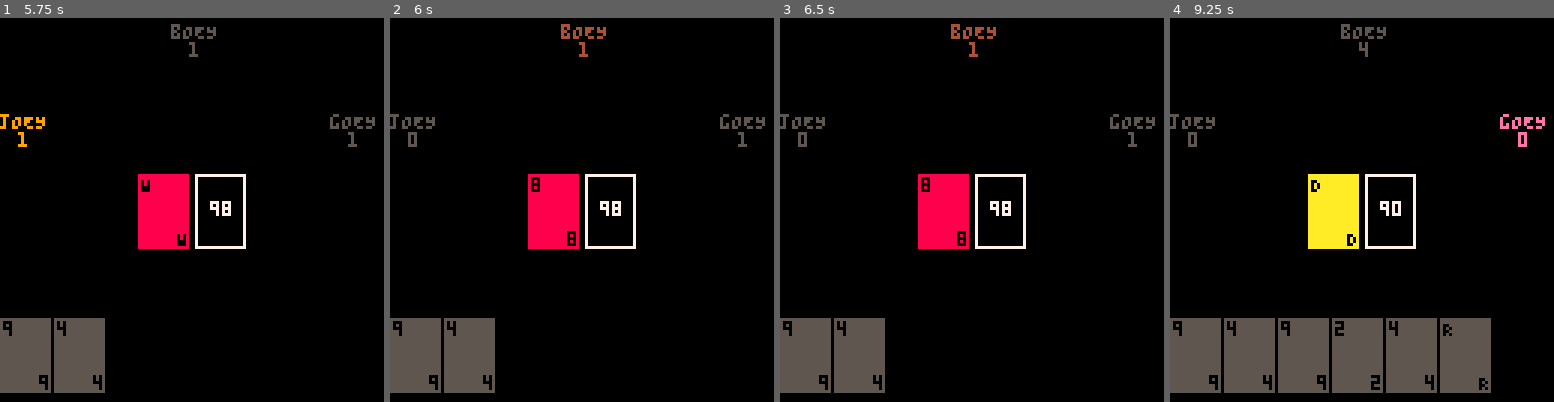
Above: before the commit, frames 1-4 (left to right).
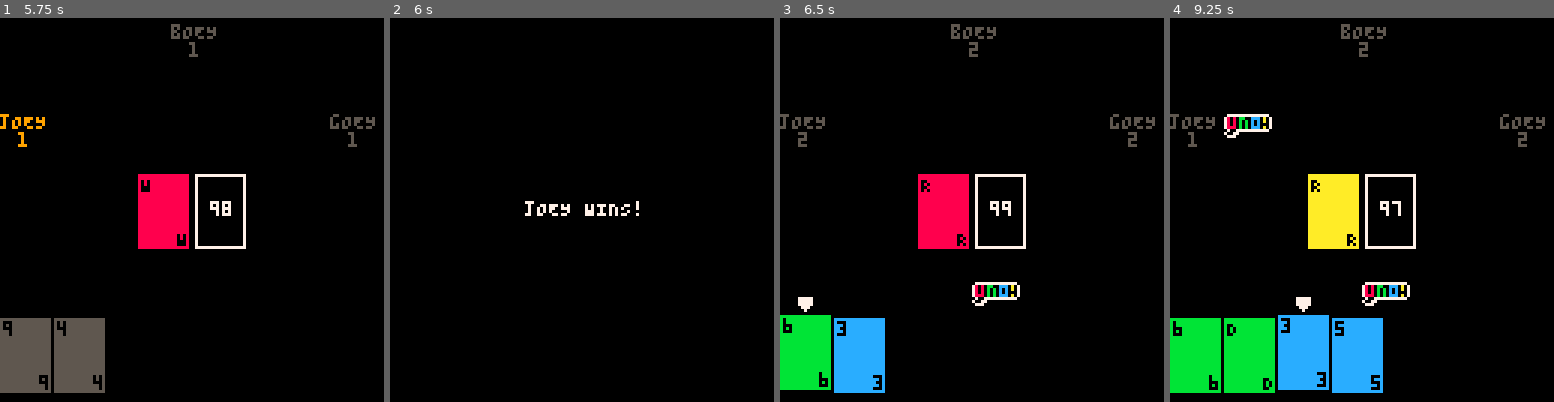
Above: after the commit, the same moments.

Repository: jakeharris/picuno
Game: PICO-8 cartridge carts/picuno.p8
Same seed, same stepped clock (60 frames per second), same inputs: the game is played once before the commit and once after it.
Inputs:
- Up to frame 1 (5.75 s): tap X (X key) at 0.33, 1.07, 1.85, 2.97, 4.08, 5.2 s; tap O (Z key) at 0.7, 1.7, 2.1, 2.5, 2.9, 3.3, 3.7, 4.1, 4.5, 4.9, 5.3, 5.7 s; hold Right 1.6-2.1 s; hold Up 2.15-2.42 s; hold Right 2.47-3.03 s; hold Left 3.08-3.58 s; hold Down 3.63-3.97 s; hold Right 4.02-4.68 s; hold Up 4.73-5.03 s; hold Left 5.08-5.68 s; hold Down from 5.73 s (still down)
- Up to frame 2 (6 s): keep holding Down
- Up to frame 3 (6.5 s): release Down at 6.03 s; hold Right from 6.08 s (still down); tap O (Z key) at 6.1 s; tap X (X key) at 6.32 s
- Up to frame 4 (9.25 s): tap O (Z key) every 0.4 s from 6.5 to 8.9 s; release Right at 6.58 s; hold Right 6.63-7.13 s; hold Up 7.18-7.45 s; tap X (X key) at 7.43, 8.55 s; hold Right 7.5-8.07 s; hold Left 8.12-8.62 s; hold Down 8.67-9 s; hold Right from 9.05 s (still down)

Frame 1 is identical in both runs. In frame 2, 8.9% of the frame differs, in the area x 0-98%, y 1-98%; in frame 3, 6.2%; in frame 4, 17%, in the area x 0-98%, y 6-98%.

Commit message:
Add game over screen

Diff:
--- a/carts/picuno.p8
+++ b/carts/picuno.p8
@@ -3,7 +3,6 @@
 __lua__
 
 -- TODO:
--- 1. game over
 -- 2. player should be able to play card they draw
 -- 3. more AIs
 -- 4. splash screen (& start menu?)
@@ -56,6 +55,7 @@
 is_uno_called = false
 vulnerable_player = 0
 wild_cursor = 1
+is_game_over_mode = false
 debug_string = ''
 
 wait = 0
@@ -88,6 +88,7 @@
   sprite_render_list = {}
   vulnerable_player = 0
   ai_call_timers = {}
+  is_game_over_mode = false
 
   print_deck()
   render_hand()
@@ -99,6 +100,11 @@
 end
 
 function _update()
+
+  if is_game_over_mode then
+    handle_game_over_mode_input()
+    return
+  end
 
   clean_sprite_render_list()
   handle_ai_call_timers()
@@ -133,6 +139,12 @@
 
 function _draw()
   cls()
+
+  if is_game_over_mode then
+    render_game_over_screen()
+    return
+  end
+
   render_hand()
   render_scroll_arrows()
   render_discard()
@@ -303,6 +315,19 @@
   local coords = get_center_text_positions(tostr(#deck), x, y)
   rect(x, y, x + CARD_CONSTS.width, y + CARD_CONSTS.height, 7) -- white
   print(#deck, coords.x + CARD_CONSTS.width / 2, coords.y + CARD_CONSTS.height / 2, 7) -- white
+end
+
+function render_game_over_screen()
+  local winner_text = ''
+
+  if current_player == 1 then
+    winner_text = 'yOU WIN!'
+  else
+    winner_text = players[current_player].name .. ' WINS!'
+  end
+
+  local coords = get_center_text_positions(winner_text, 64, 64)
+  print(winner_text, coords.x, coords.y, 7)
 end
 
 function add_defensive_uno(player)
@@ -488,6 +513,14 @@
   end
 end
 
+function handle_game_over_mode_input()
+  for i = 0, 5 do
+    if btnp(i) then
+      _init()
+    end
+  end
+end
+
 function generate_deck()
   deck = {}
   for color = 0, 3, 1 do
@@ -585,6 +618,12 @@
 end
 
 function resolve_card(last_card)
+
+  -- check game over status
+  if #players[current_player].hand == 0 then
+    is_game_over_mode = true
+    return
+  end
 
   -- handle uno status
   vulnerable_player = 0
